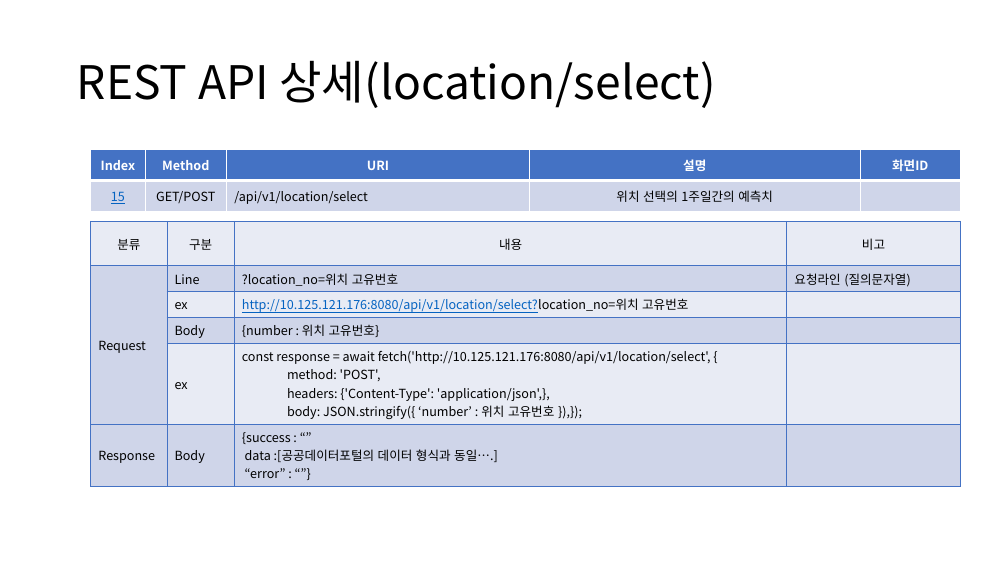
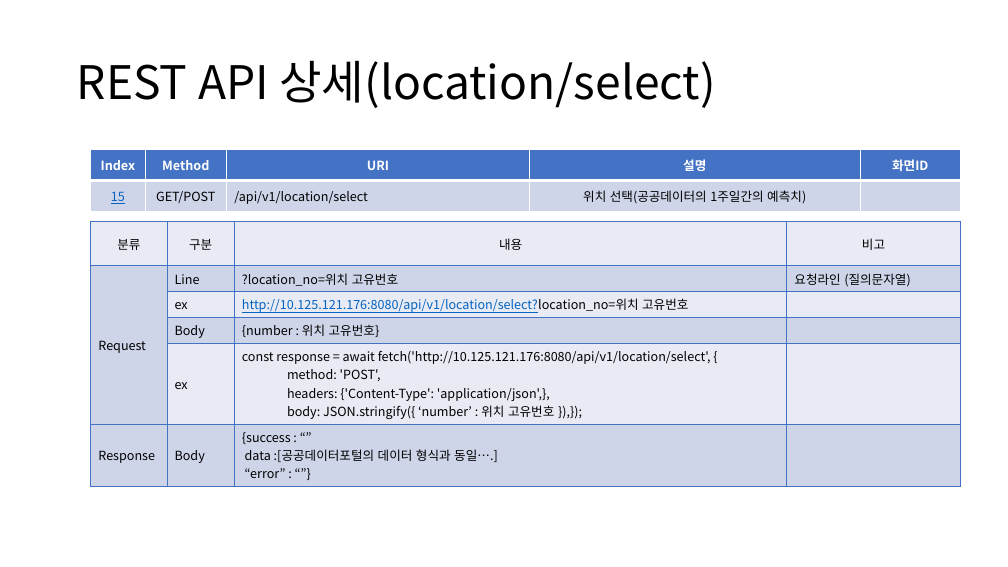
Before and after one commit to sujidaddy/workspace_miniproject, a slide deck: slide 38 of 미니프로젝트계획서제출용.pptx. Drawn at 1008x567 pixels with LibreOffice and Linux fonts; fonts in the diff are those of the drawing. Boxes give left, top, right and bottom in pixels: in the first picture for what was removed or moved away, otherwise in the second. Text is boxed around its words. In the diff, an @@ line names an element or a change of style, - is before the commit and + after.

```diff
--- a/미니프로젝트계획서제출용.pptx
+++ b/미니프로젝트계획서제출용.pptx
@@ table at [91,150,960,211] @@
-row 2, column 4: 위치 선택의 1주일간의 예측치
+row 2, column 4: 위치 선택(공공데이터의 1주일간의 예측치)
```
Also in this commit, not shown: 8 other slides changed, 1 slide added, 3 other files.
